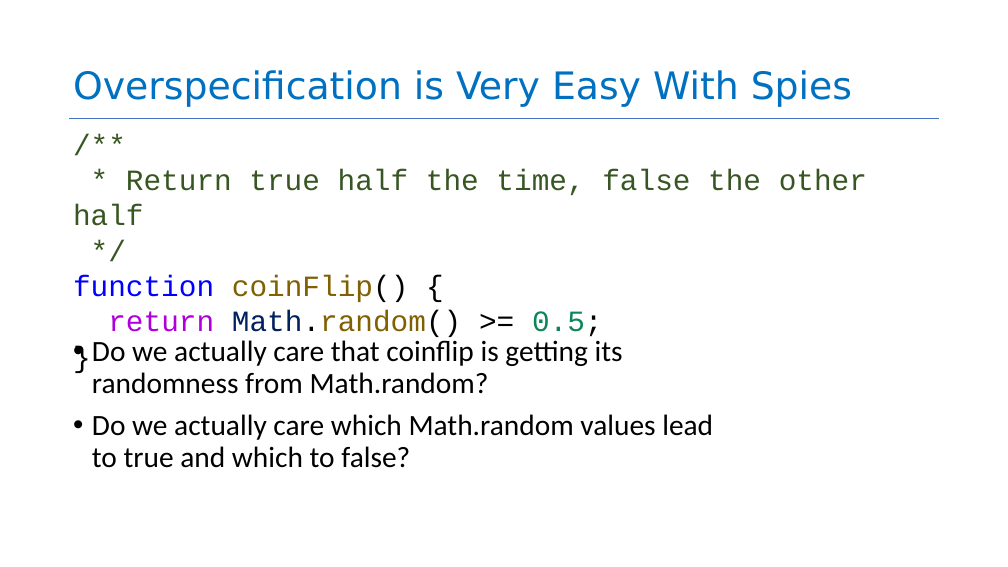
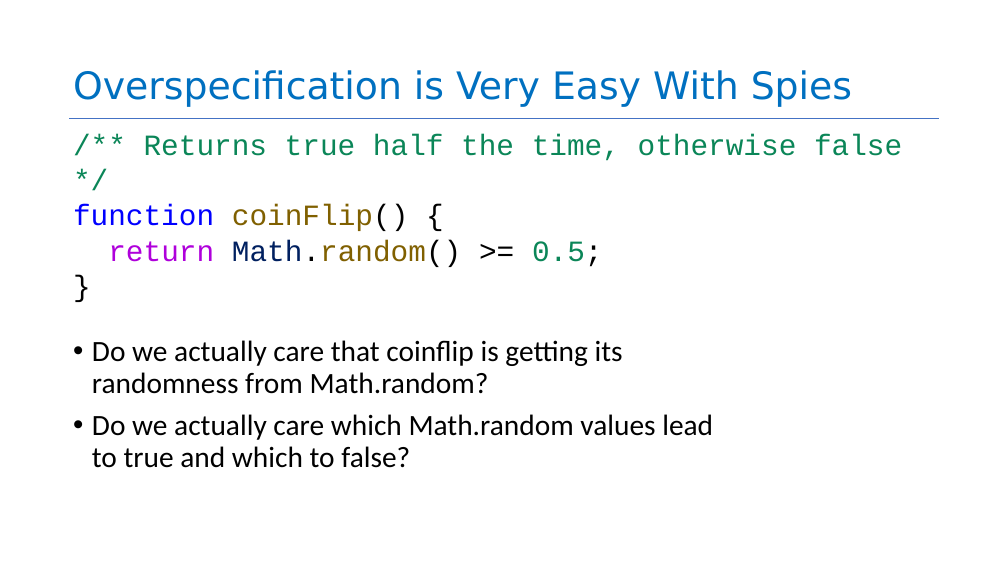
Before and after one commit to neu-se/CS4530-Spring-2026, a slide deck: slide 14 of Slides/Module 10 Testing Larger Things.pptx. Drawn at 1008x567 pixels with LibreOffice and Linux fonts; fonts in the diff are those of the drawing. Boxes give left, top, right and bottom in pixels: in the first picture for what was removed or moved away, otherwise in the second. Text is boxed around its words. In the diff, an @@ line names an element or a change of style, - is before the commit and + after.

```diff
--- a/Slides/Module 10 Testing Larger Things.pptx
+++ b/Slides/Module 10 Testing Larger Things.pptx
@@ text at <box>144,134,902,161</box>: text changed; text colour #385723 to #0B8658 @@
-/**
-* Return true half the time, false the other half
-*/
+/** Returns true half the time, otherwise false */
```
Also in this commit, not shown: 8 other slides changed, 2 other files.
